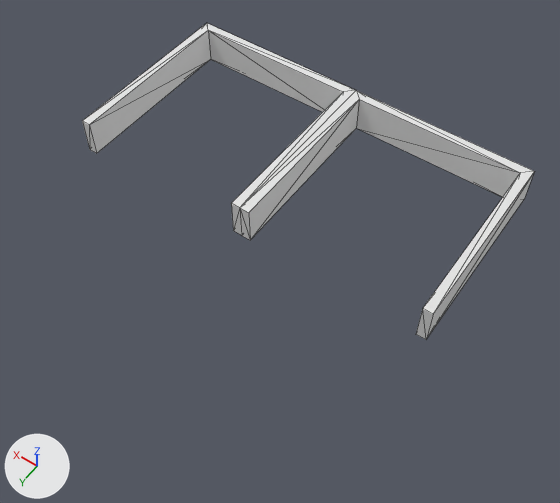
The OBJ model data/bmc/SET_4W2C/t_304.obj, before and after one commit.
Rendered twice from a 50 mm lens placed at (-0.757, 0.903, 1.64), pointed at (-0.059, -0.075, 0.103). The lights are fixed; the arrows at lower left show +X, +Y and +Z. Mesh edges are drawn as thin lines. Where no turn or scale is listed for an object, it has been applied to the vertices.

The scene before the commit, as lines of its bpy script (objects in view):
```python
me_t_304 = bpy.data.meshes.new('t_304')
me_t_304.from_pydata(...)  # 28 vertices, 54 faces; spans x -0.5..0.5, y -0.5..0.0, z 0.2..0.3
ob_t_304 = bpy.data.objects.new('t_304', me_t_304)
ob_t_304.location = (0.0, 0.0, 0.0)
```
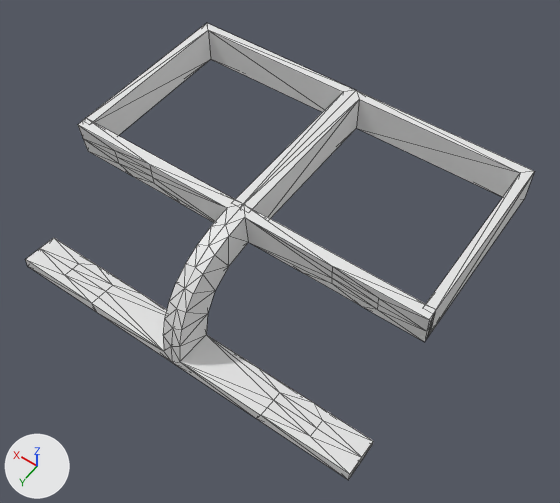
What the commit changed:
me_t_304 is used by ob_t_304; location (0.0, 0.0, 0.0).
me_t_304 had 28 vertices, 54 faces and spanned x -0.5..0.5, y -0.5..0.0, z 0.2..0.3.
me_t_304 now has 158 vertices, 322 faces and spans x -0.5..0.5, y -0.5..0.286, z 0.0..0.3.
me_t_304 part 1: a new loose piece of 130 vertices spanning x -0.5..0.5, y -0.014..0.286, z 0.0..0.3.

What differs and where, as boxes [x1, y1, x2, y2] in the pictures (560 x 503 px):
't_304', reshaped (13% wider, 44% taller)
    before: [82, 23, 534, 340]
    after: [25, 23, 534, 480]
part 1 of me_t_304, added
    after: [25, 121, 436, 480]
